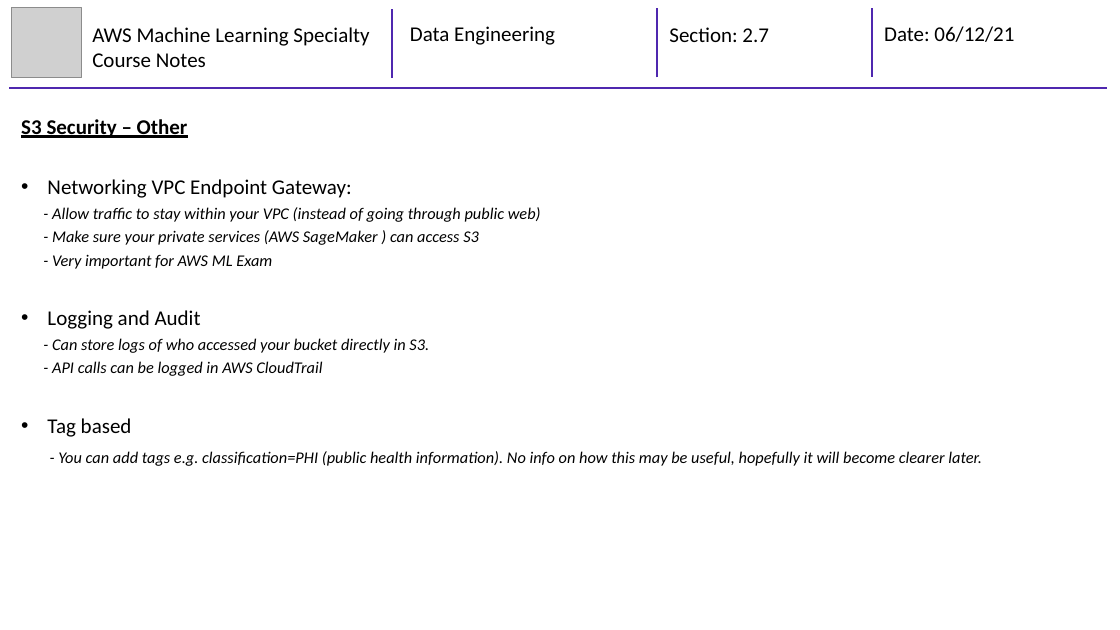
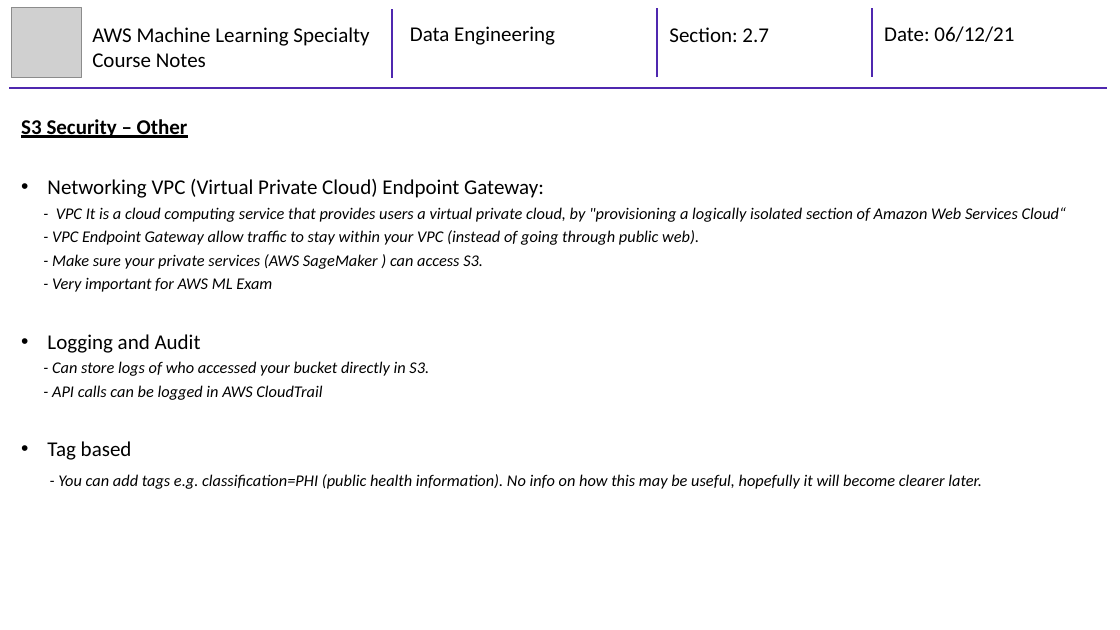
Before and after one commit to mhaythornthwaite/Testing_ML_Algorithms, a slide deck: slide 7 of AWS Machine Learning Specialty/Course Notes/2_MJH_Data_Engineering_Course_Notes.pptx (slide 5 before the commit). Drawn at 1120x630 pixels with LibreOffice and Linux fonts; fonts in the diff are those of the drawing; grey boxes stand for pictures. Boxes give left, top, right and bottom in pixels: in the first picture for what was removed or moved away, otherwise in the second. Text is boxed around its words. In the diff, an @@ line names an element or a change of style, - is before the commit and + after.

Commit message:
AWS ML - Section 2 Summary

```diff
--- a/AWS Machine Learning Specialty/Course Notes/2_MJH_Data_Engineering_Course_Notes.pptx
+++ b/AWS Machine Learning Specialty/Course Notes/2_MJH_Data_Engineering_Course_Notes.pptx
@@ text at (47,179,1066,269): text changed @@
-• Networking VPC Endpoint Gateway:
-- Allow traffic to stay within your VPC (instead of going through public web)
-- Make sure your private services (AWS SageMaker ) can access S3
+• Networking VPC (Virtual Private Cloud) Endpoint Gateway:
+- VPC It is a cloud computing service that provides users a virtual private cloud, by "provisioning a logically isolated section of Amazon Web Services Cloud“
+- VPC Endpoint Gateway allow traffic to stay within your VPC (instead of going through public web).
+- Make sure your private services (AWS SageMaker ) can access S3.
```
Also in this commit, not shown: 9 other slides changed, 4 slides added.
